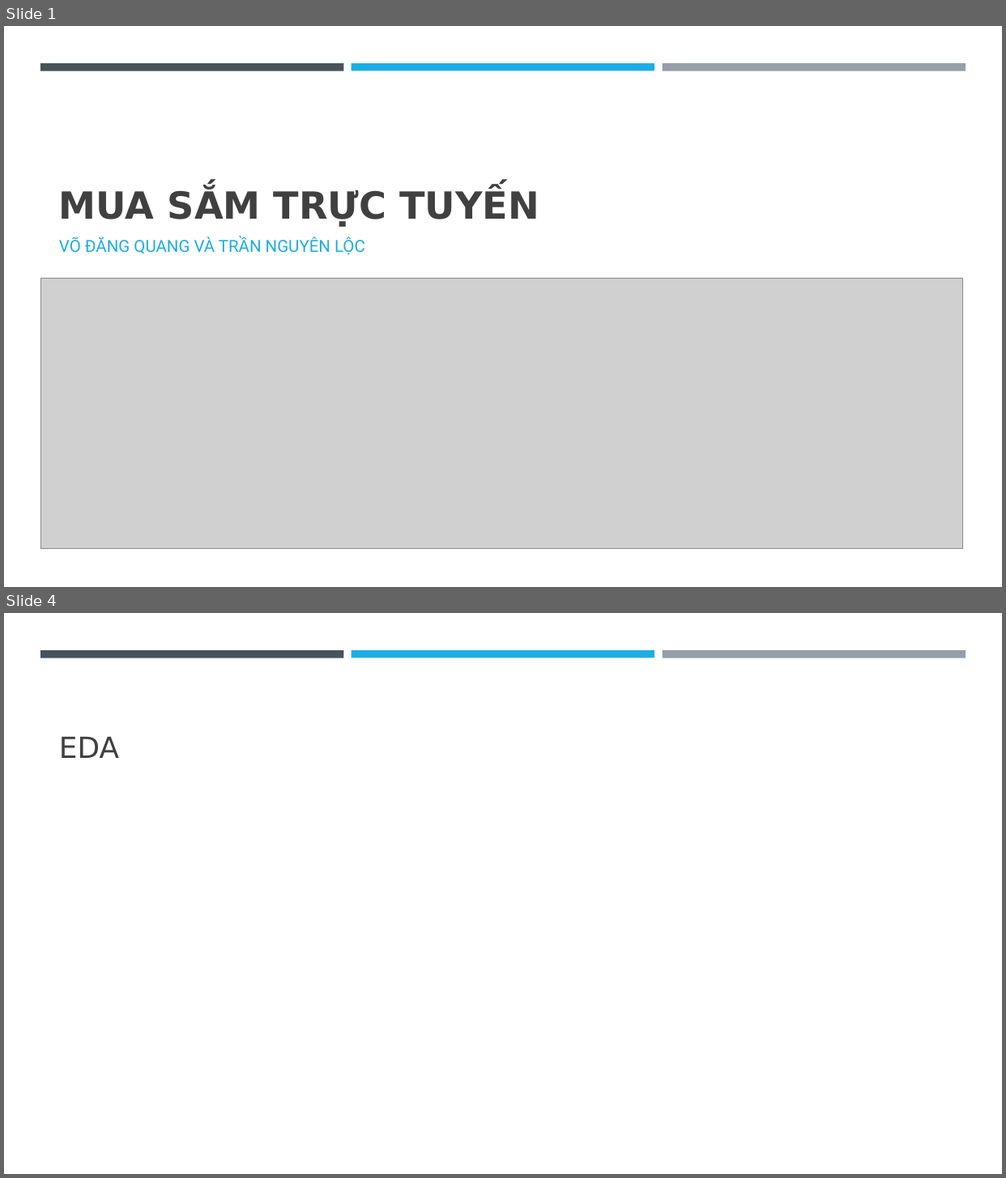
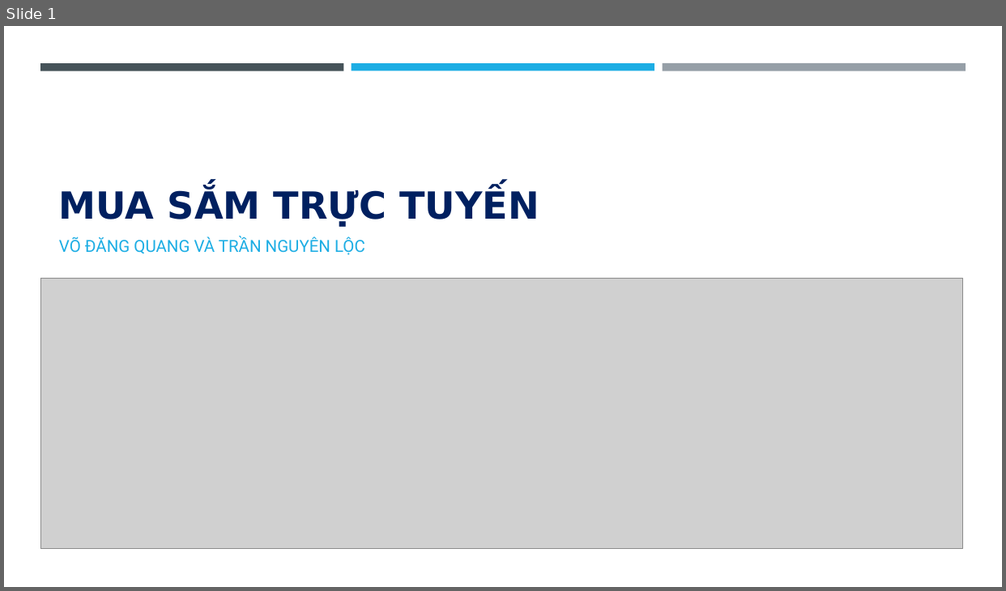
Before and after one commit to EdgarIgnite16/DA-Project, a slide deck: Report/VDQ_TNL_MuaSamTrucTuyen.pptx. Shown one above the other, each under a label of ours: slides 1 and 4 before the commit, slide 1 after it; the slides between them are not shown. The pictures are 1006x1178 and 1006x591 pixels, drawn with LibreOffice and Linux fonts; fonts in the diff are those of the drawing; grey boxes stand for pictures. Boxes give left, top, right and bottom in pixels: in the first picture for what was removed or moved away, otherwise in the second. Text is boxed around its words. In the diff, an @@ line names an element or a change of style, - is before the commit and + after.

```diff
--- a/Report/VDQ_TNL_MuaSamTrucTuyen.pptx
+++ b/Report/VDQ_TNL_MuaSamTrucTuyen.pptx
@@ slide 4 removed at [4, 613, 1002, 1174], background #FFFFFF @@
@@ rectangle removed at [40, 650, 344, 658] @@
@@ rectangle removed at [351, 650, 654, 658] @@
@@ rectangle removed at [662, 650, 965, 658] @@
@@ title removed at [59, 737, 119, 758] @@
-EDA
@@ slide 1 changed as well @@
@@ title "MUA SẮM TRỰC TUYẾN" at [59, 188, 539, 227]: text colour #404040 to #002060 @@
```
Also in this commit, not shown: 2 other slides changed, 12 slides added, 1 other slide removed, 1 other file.
